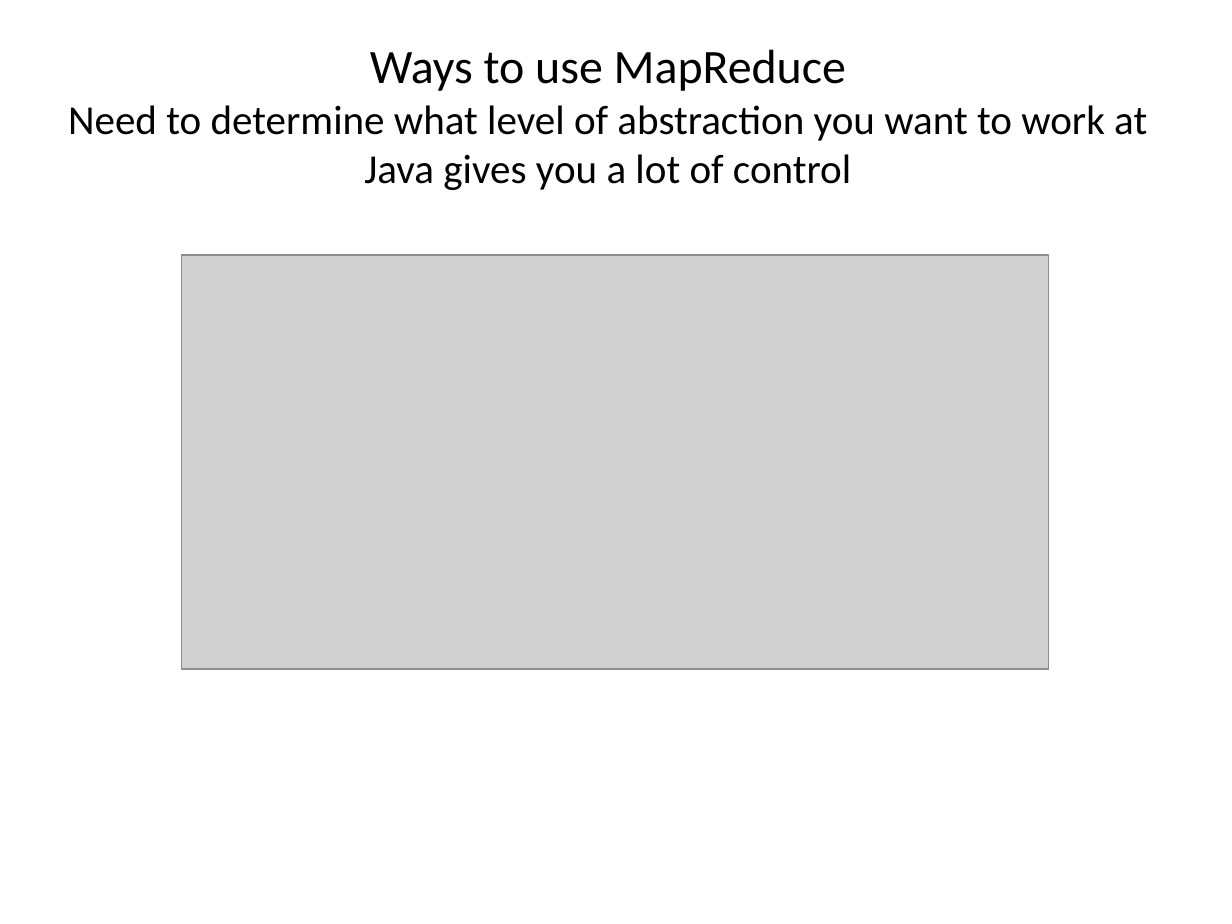
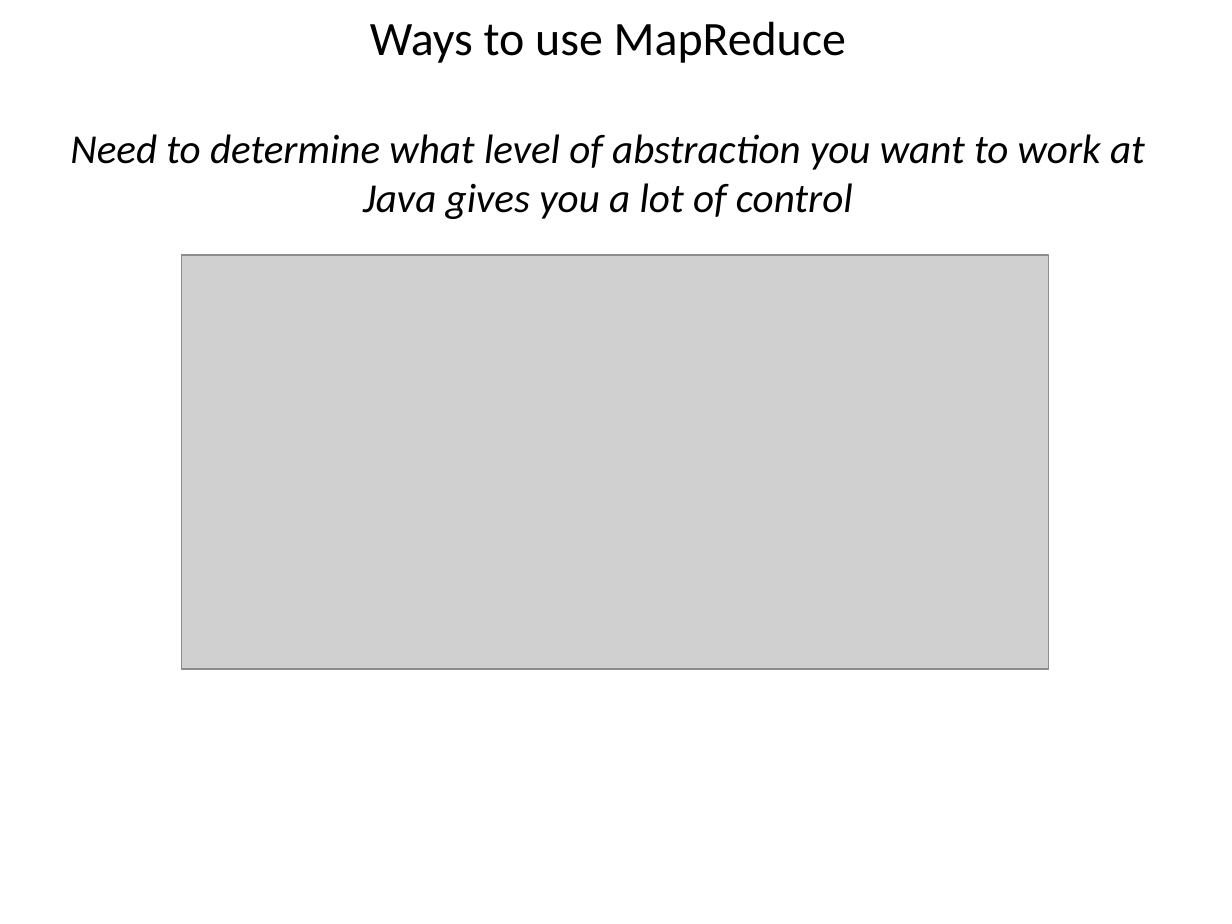
Before and after one commit to jayurbain/HadoopIntro, a slide deck: slide 40 of MapReduce 1.pptx. Drawn at 1232x924 pixels with LibreOffice and Linux fonts; fonts in the diff are those of the drawing; grey boxes stand for pictures. Boxes give left, top, right and bottom in pixels: in the first picture for what was removed or moved away, otherwise in the second. Text is boxed around its words. In the diff, an @@ line names an element or a change of style, - is before the commit and + after.

```diff
--- a/MapReduce 1.pptx
+++ b/MapReduce 1.pptx
@@ title "Ways to use MapReduce Need ..." at box(70, 21, 1145, 219): italic on in "Need to determine what level of abstraction ..." @@
```
Also in this commit, not shown: 12 other slides changed.
